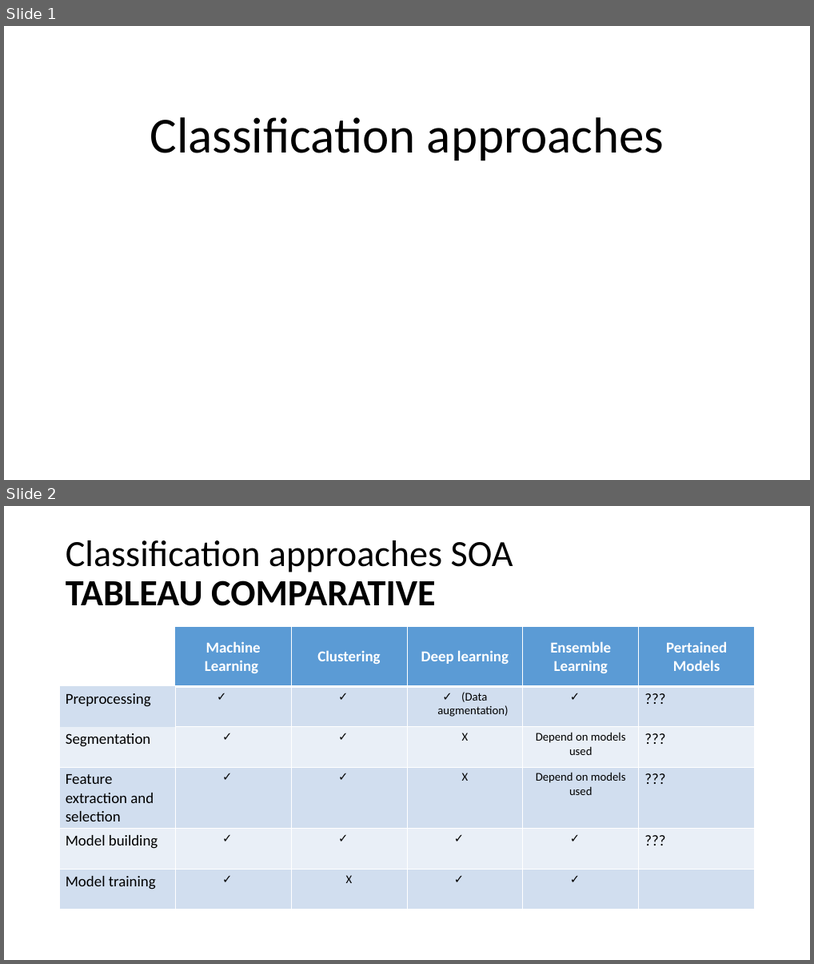
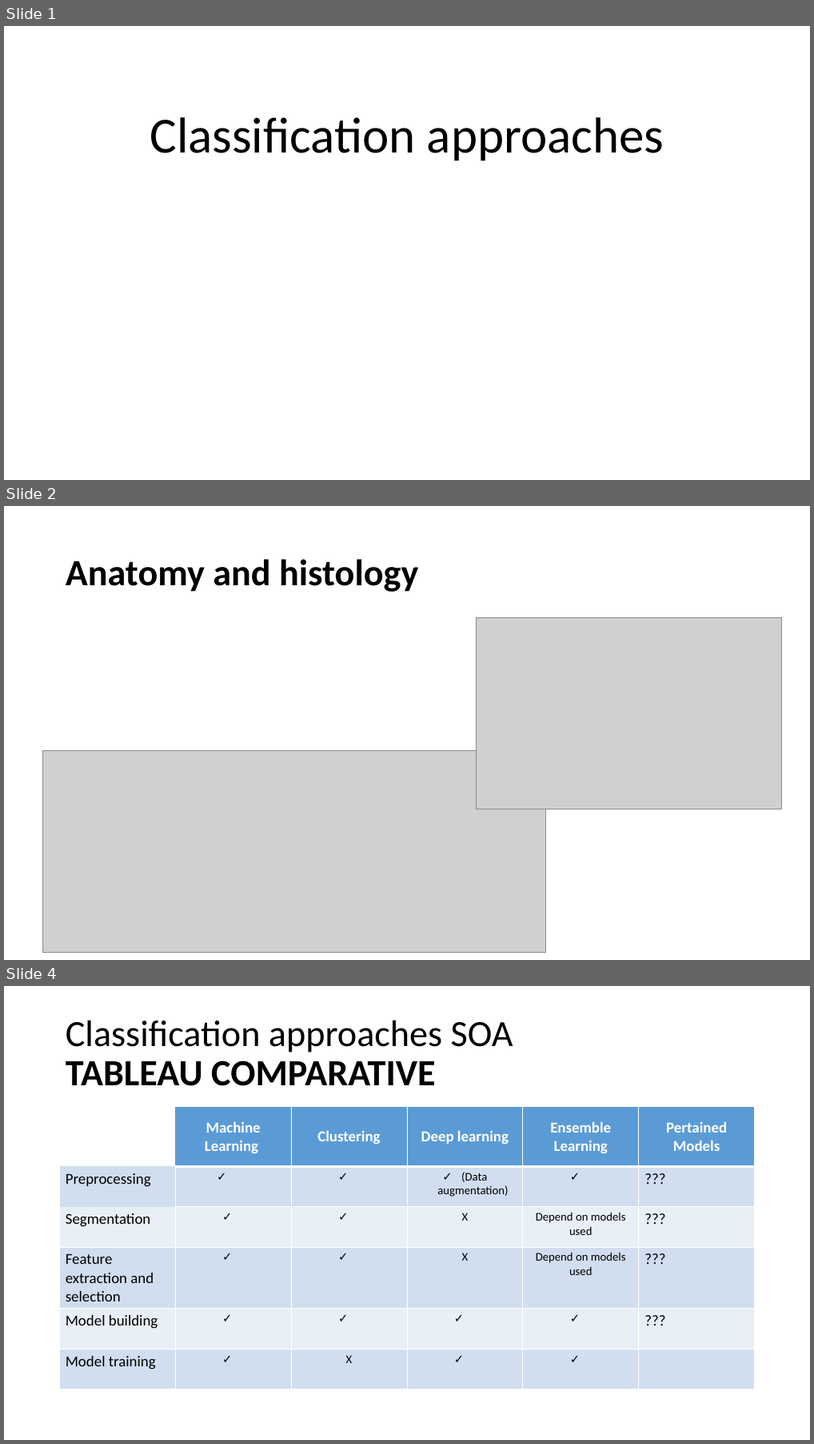
Before and after one commit to abdul-hami/My-thesis, a slide deck: Classification SOA.pptx. Shown one above the other, each under a label of ours: slides 1 and 2 before the commit, slides 1, 2 and 4 after it; the slides between them are not shown. The pictures are 814x964 and 814x1444 pixels, drawn with LibreOffice and Linux fonts; fonts in the diff are those of the drawing; grey boxes stand for pictures. Boxes give left, top, right and bottom in pixels: in the first picture for what was removed or moved away, otherwise in the second. Text is boxed around its words. In the diff, an @@ line names an element or a change of style, - is before the commit and + after.

```diff
--- a/Classification SOA.pptx
+++ b/Classification SOA.pptx
@@ slide 2 added at bbox=[4, 506, 810, 960], background #FFFFFF @@
@@ title added at bbox=[66, 559, 418, 592], 44 pt, text #000000, bold @@
+Anatomy and histology
@@ picture added at bbox=[477, 618, 782, 809] @@
@@ picture added at bbox=[42, 751, 546, 952] @@
@@ what was slide 2 is now slide 4 @@
```
Also in this commit, not shown: 1 other slide added.
